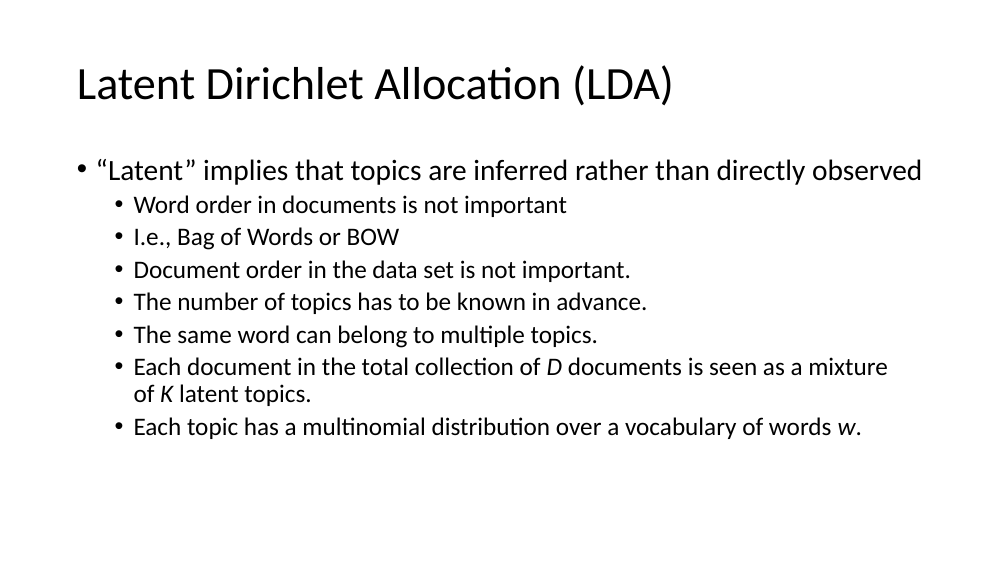
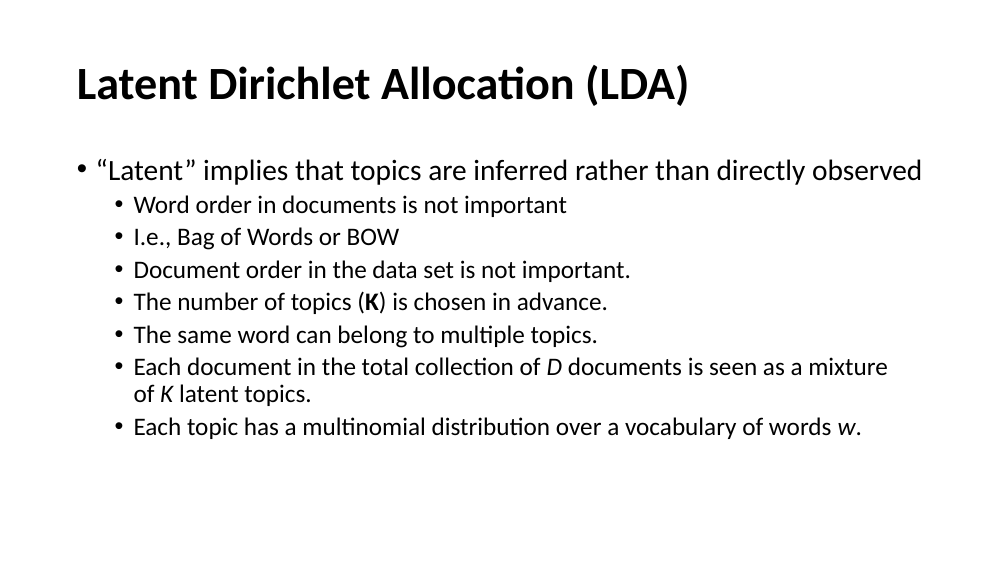
Before and after one commit to ANLY580/lectures, a slide deck: slide 4 of 8-topic-models/ANLY580_Fall2019_TopicModels.pptx. Drawn at 1008x567 pixels with LibreOffice and Linux fonts; fonts in the diff are those of the drawing. Boxes give left, top, right and bottom in pixels: in the first picture for what was removed or moved away, otherwise in the second. Text is boxed around its words. In the diff, an @@ line names an element or a change of style, - is before the commit and + after.

Commit message:
update slides topic modeling

```diff
--- a/8-topic-models/ANLY580_Fall2019_TopicModels.pptx
+++ b/8-topic-models/ANLY580_Fall2019_TopicModels.pptx
@@ title "Latent Dirichlet Allocation (LDA)" at <box>77,65,689,106</box>: bold on @@
@@ text at <box>134,291,608,314</box>: text changed @@
-  • The number of topics has to be known in advance.
+  • The number of topics (K) is chosen in advance.
```
Also in this commit, not shown: 4 other slides changed, 8 slides added, 1 slide removed, 2 other files.
